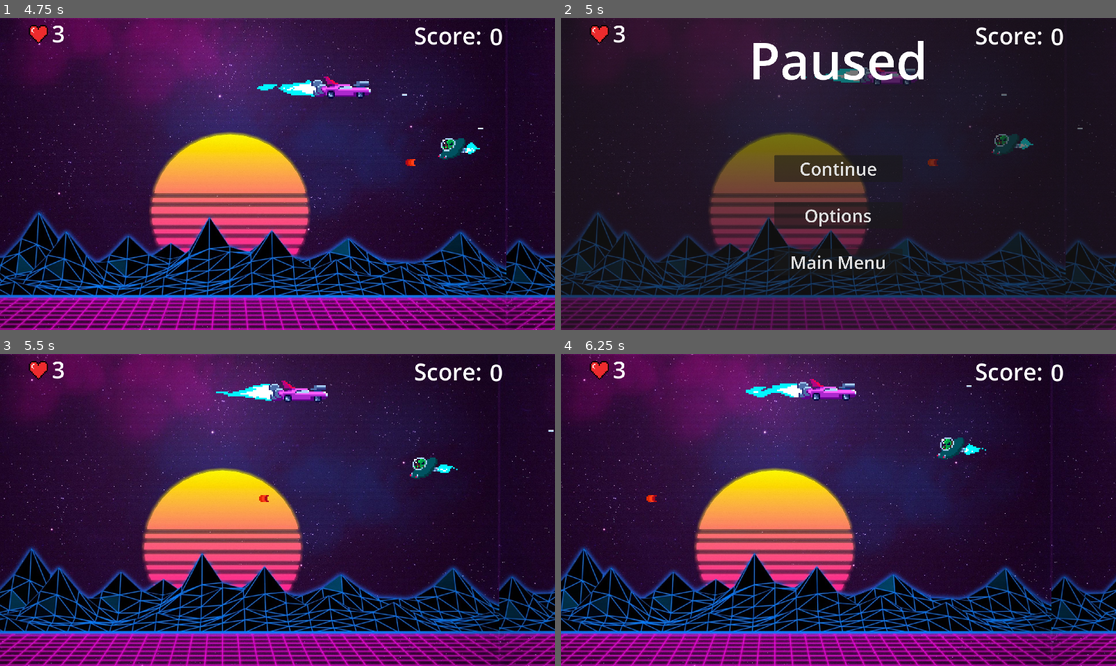
Above: before the commit, frames 1-4 (two rows, left to right).
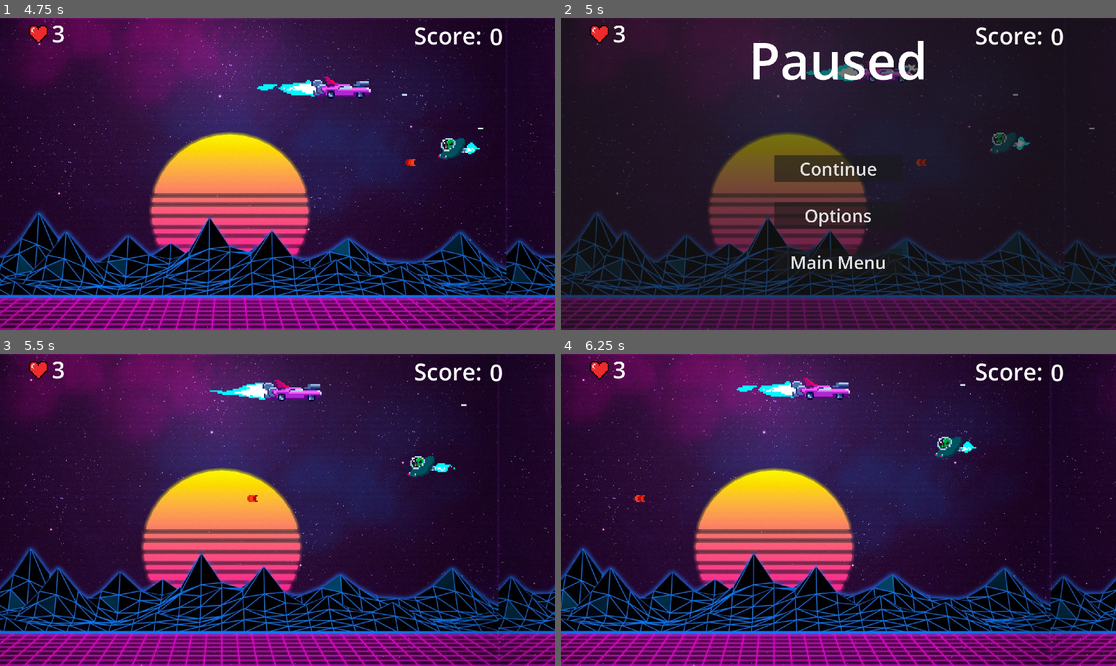
Above: after the commit, the same moments.

Repository: P0ddy/Project-Bentley
Game: Godot game, scene res://Scenes/Menu/main_menu.tscn
Same seed, same stepped clock (60 frames per second), same inputs: the game is played once before the commit and once after it.
Inputs:
- Up to frame 1 (4.75 s): click "Start Game" at 0.5 s; hold D (right) 1.28-2.03 s; hold Space (shoot) 1.28-2.03 s; hold S (down) 2.03-2.78 s; tap Space (shoot) at 2.1, 3.6 s; hold D (right) 2.78-3.53 s; hold Space (shoot) 2.78-3.53 s; hold W (up) 3.53-4.28 s; hold A (left) from 4.28 s (still down); hold Space (shoot) from 4.28 s (still down)
- Up to frame 2 (5 s): keep holding A (left); keep holding Space (shoot); tap Escape (Pause) at 4.9 s
- Up to frame 3 (5.5 s): release A (left) at 5 s; release Space (shoot) at 5 s; click "Continue" at 5 s
- Up to frame 4 (6.25 s): hold A (left) from 5.78 s (still down); tap Space (shoot) at 5.85 s

Frame 1 is identical in both runs. In frame 2, 3.1% of the frame differs, in the area x 0-100%, y 0-100%; in frame 3, 8.8%; in frame 4, 8.8%.

Commit message:
continue on optionsmenu

Diff:
--- a/Scenes/Menu/pause_menu.gd
+++ b/Scenes/Menu/pause_menu.gd
@@ -7,6 +7,11 @@
 
 func _ready():
 	get_tree().paused = true
+
+func resume():
+	get_tree().paused = false
+
+
 
 func _on_continue_button_button_down():
 	get_tree().paused = false
@@ -21,3 +26,8 @@
 	if pause_options_menu_instance:
 		var pause_options_menu = pause_options_menu_instance as PauseMenu
 		ui_panel.add_child(pause_options_menu)
+
+func _process(delta):
+	if Input.is_action_pressed("Pause"):
+		get_tree().paused = false
+		queue_free()
